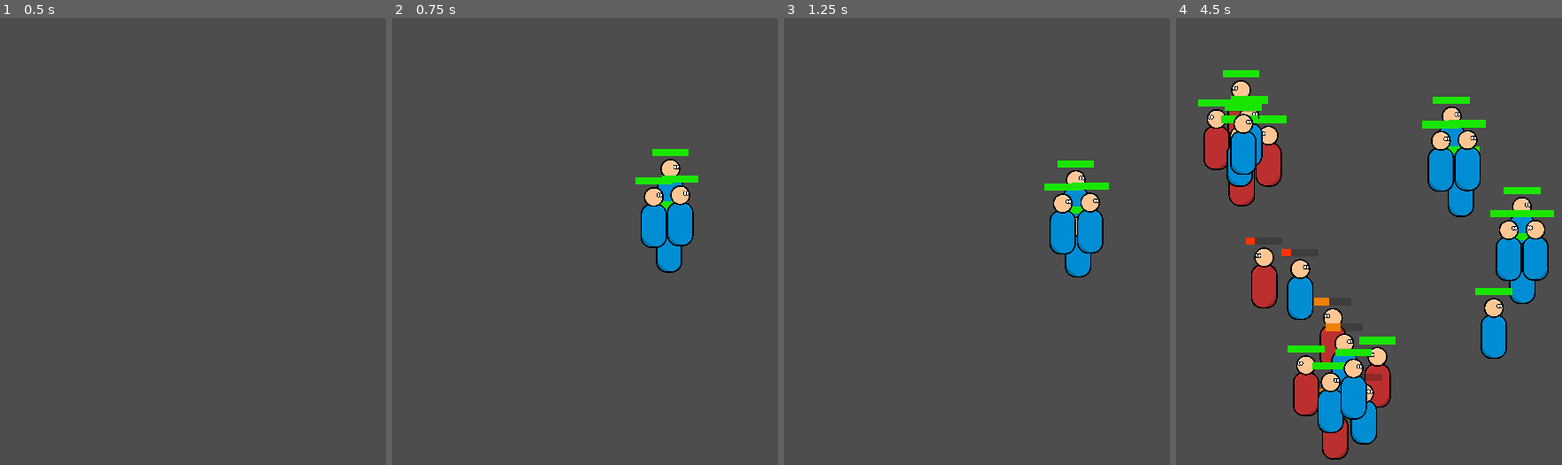
Above: before the commit, frames 1-4 (left to right).
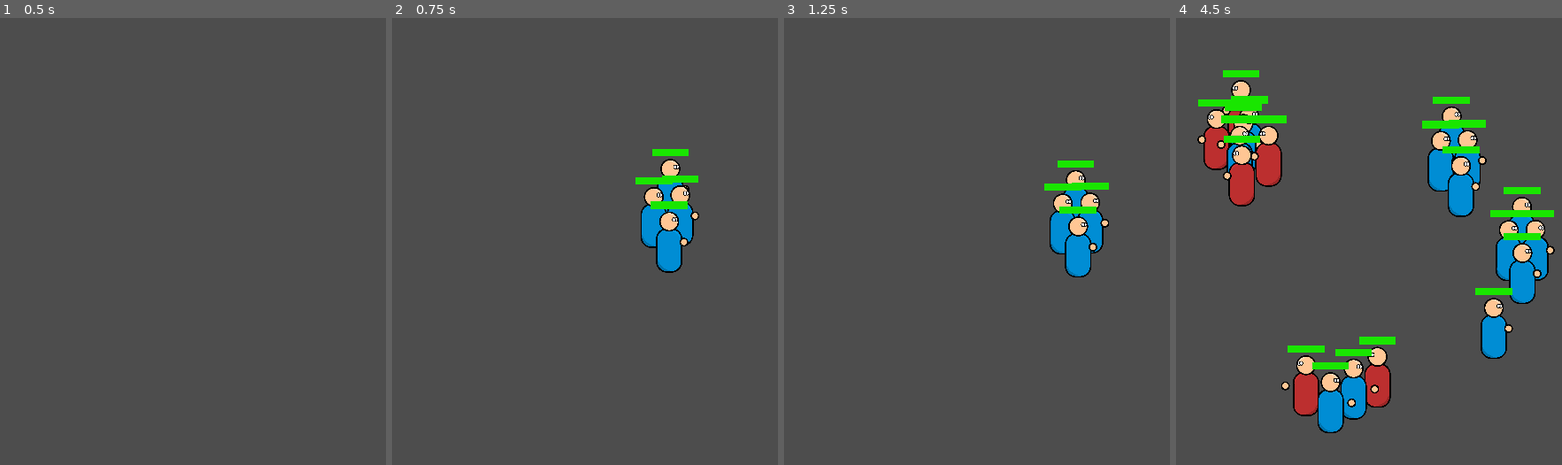
Above: after the commit, the same moments.

Repository: AvilS-PL/Godot_WAW_recreaction
Game: Godot game, scene res://game.tscn
The game is run twice, just before and just after one commit, with the same random seed, the same clock (stepped at 60 frames per second) and the same inputs.
Inputs (mouse positions are in pixels of both pictures, inside the frame that each line leads up to):
- Up to frame 1 (0.5 s): no input
- Up to frame 2 (0.75 s): tap Enter (ui_accept) at 0.5 s; move the mouse to (666, 214) at 0.52 s; click (666, 214) at 0.6 s
- Up to frame 3 (1.25 s): tap Enter (ui_accept) at 0.77 s
- Up to frame 4 (4.5 s): move the mouse to (1284, 286) at 1.27 s; right-click (1284, 286) at 1.35 s; click (1284, 286) at 1.42 s; tap Enter (ui_accept) at 1.52, 3.02, 3.77 s; move the mouse to (1403, 93) at 2.02 s; click (1403, 93) at 2.1 s; move the mouse to (1341, 393) at 2.77 s; right-click (1341, 393) at 2.85 s; click (1341, 393) at 2.92 s; move the mouse to (1480, 357) at 3.52 s; click (1480, 357) at 3.6 s; move the mouse to (1241, 143) at 4.27 s; right-click (1241, 143) at 4.35 s; click (1241, 143) at 4.42 s

Frame 1 is identical in both runs. In frame 2, 0.5% of the frame differs, in the area x 66-80%, y 37-52%; in frame 3, 0.4%; in frame 4, 5.7%, in the area x 5-99%, y 19-99%.

Commit message:
v0.2.5 hand animations but cooldown problems

Diff:
--- a/Units/mele_unit_rigid.gd
+++ b/Units/mele_unit_rigid.gd
@@ -1,17 +1,19 @@
 extends RigidBody2D
 
-@export var speed = 100.0
+#popracuj nad cooldown i wiążącymi się z tym zależnościami
+
+var speed = 100.0
 var new_speed = speed
-@export var max_health = 10
+var max_health = 10.0
 var health = max_health
-@export var damage = 3
-@export var cooldown = 1
+var damage = 5.0
+var cooldown = 1.0
 var destinition = Vector2.ZERO
 var team = "blue"
-
 var enemies = []
 
 func _ready():
+	$AnimationPlayer.speed_scale = 1.1 / cooldown
 	$HealthBar.max_value = health
 	$HealthBar.value = health
 	$Fight.wait_time = cooldown
@@ -27,12 +29,17 @@
 func _process(delta):
 	speed = move_toward(speed, new_speed, 5.0)
 	linear_velocity = (destinition - position).normalized() * speed
-	if destinition.x > position.x:
+	#if destinition.x > position.x:
+	if team == "blue":
 		$Body.flip_h = false
 		$Head.flip_h = false
+		$Hand.flip_h = false
+		$Hand.position.x = 40
 	else:
 		$Body.flip_h = true
 		$Head.flip_h = true
+		$Hand.flip_h = true
+		$Hand.position.x = -40
 
 func _on_hit_box_area_entered(area):
 	if $HitBox.collision_layer != area.collision_layer:
@@ -49,19 +56,18 @@
 
 func _on_fight_timeout():
 	if enemies.size() != 0:
-		enemies[0].get_parent().take_damage(damage)
+		enemies[0].get_parent().take_damage(damage, cooldown/2)
+		if team == "blue":
+			$AnimationPlayer.play("punch")
+		else:
+			$AnimationPlayer.play("punch_left")
 		$Fight.start()
 
-func take_damage(taken):
+func take_damage(taken, time):
 	health -= taken
 	if health <= 0:
-		var time
-		if health == 0:
-			time = 0.4
-		else:
-			time = 0.4 * (1 - float(abs(health))/float(taken))
-		$HealthBar.change_health(health, time)
-		await get_tree().create_timer(time).timeout
+		$HealthBar.change_health(health, time/2)
+		await get_tree().create_timer(time/2).timeout
 		queue_free()
 	else:
-		$HealthBar.change_health(health, 0.4)
+		$HealthBar.change_health(health, time)
--- a/Units/mele_unit_rigid.tscn
+++ b/Units/mele_unit_rigid.tscn
@@ -1,8 +1,9 @@
-[gd_scene load_steps=8 format=3 uid="uid://dpfjl1hb0313u"]
+[gd_scene load_steps=13 format=3 uid="uid://dpfjl1hb0313u"]
 
 [ext_resource type="Script" path="res://Units/mele_unit_rigid.gd" id="1_c0148"]
 [ext_resource type="Texture2D" uid="uid://by481ahciksr2" path="res://Units/unit_body_def.png" id="2_vcq6u"]
 [ext_resource type="Texture2D" uid="uid://duo23o3515q5i" path="res://Units/unit_head.png" id="3_eyshu"]
+[ext_resource type="Texture2D" uid="uid://dt1rtsawdag06" path="res://Units/hand.png" id="4_l6y03"]
 [ext_resource type="PackedScene" uid="uid://b66twah3ba66x" path="res://Usables/health_bar.tscn" id="4_ypfa4"]
 
 [sub_resource type="PhysicsMaterial" id="PhysicsMaterial_jvusy"]
@@ -13,6 +14,46 @@
 
 [sub_resource type="CircleShape2D" id="CircleShape2D_2vdy1"]
 radius = 83.0542
+
+[sub_resource type="Animation" id="Animation_kucyg"]
+resource_name = "punch"
+tracks/0/type = "value"
+tracks/0/imported = false
+tracks/0/enabled = true
+tracks/0/path = NodePath("Hand:position")
+tracks/0/interp = 1
+tracks/0/loop_wrap = true
+tracks/0/keys = {
+"times": PackedFloat32Array(0, 0.2, 0.9),
+"transitions": PackedFloat32Array(0.420448, 2.54912, 0.812),
+"update": 0,
+"values": [Vector2(40, 0), Vector2(60, 0), Vector2(40, 0)]
+}
+
+[sub_resource type="Animation" id="Animation_t5bss"]
+length = 0.001
+
+[sub_resource type="Animation" id="Animation_me3pt"]
+resource_name = "punch_left"
+tracks/0/type = "value"
+tracks/0/imported = false
+tracks/0/enabled = true
+tracks/0/path = NodePath("Hand:position")
+tracks/0/interp = 1
+tracks/0/loop_wrap = true
+tracks/0/keys = {
+"times": PackedFloat32Array(0, 0.2, 0.9),
+"transitions": PackedFloat32Array(0.420448, 2.54912, 0.812),
+"update": 0,
+"values": [Vector2(-40, 0), Vector2(-60, 0), Vector2(-40, 0)]
+}
+
+[sub_resource type="AnimationLibrary" id="AnimationLibrary_7yia0"]
+_data = {
+"RESET": SubResource("Animation_t5bss"),
+"punch": SubResource("Animation_kucyg"),
+"punch_left": SubResource("Animation_me3pt")
+}
 
 [node name="mele_unit_rigid" type="RigidBody2D"]
 mass = 60.0
@@ -33,6 +74,11 @@
 texture = ExtResource("3_eyshu")
 metadata/_edit_lock_ = true
 
+[node name="Hand" type="Sprite2D" parent="."]
+position = Vector2(-60, 0)
+scale = Vector2(0.2, 0.2)
+texture = ExtResource("4_l6y03")
+
 [node name="UnitSpace" type="CollisionShape2D" parent="."]
 position = Vector2(0, 46)
 rotation = 1.5708
@@ -46,6 +92,7 @@
 [node name="CollisionShape2D" type="CollisionShape2D" parent="HitBox"]
 shape = SubResource("CircleShape2D_2vdy1")
 debug_color = Color(0.909804, 0.266667, 0.356863, 0.219608)
+metadata/_edit_lock_ = true
 
 [node name="Fight" type="Timer" parent="."]
 one_shot = true
@@ -53,6 +100,13 @@
 [node name="HealthBar" parent="." instance=ExtResource("4_ypfa4")]
 offset_top = -110.0
 offset_bottom = -70.0
+metadata/_edit_lock_ = true
+
+[node name="AnimationPlayer" type="AnimationPlayer" parent="."]
+libraries = {
+"": SubResource("AnimationLibrary_7yia0")
+}
+speed_scale = 2.0
 
 [connection signal="area_entered" from="HitBox" to="." method="_on_hit_box_area_entered"]
 [connection signal="area_exited" from="HitBox" to="." method="_on_hit_box_area_exited"]
--- a/Usables/health_bar.gd
+++ b/Usables/health_bar.gd
@@ -11,4 +11,4 @@
 	sb.bg_color = Color(1 - ((health/max_value) * (health/max_value) * (health/ max_value)),0.1 + ((health/ max_value)),0.0)
 	if health < 0:
 		health = 0
-	tween.tween_property(self, "value", health, time).set_trans(Tween.TRANS_BACK).set_ease(Tween.EASE_OUT)
+	tween.tween_property(self, "value", health, time).set_trans(Tween.TRANS_EXPO).set_ease(Tween.EASE_OUT)
--- a/game.tscn
+++ b/game.tscn
@@ -3,6 +3,7 @@
 [ext_resource type="Script" path="res://game.gd" id="1_wmvgd"]
 
 [node name="Map" type="Node2D"]
+y_sort_enabled = true
 script = ExtResource("1_wmvgd")
 
 [node name="MarkerEnemy" type="Marker2D" parent="."]
Binary file added: Units/hand.png
Not shown, added: Units/hand.png.import
